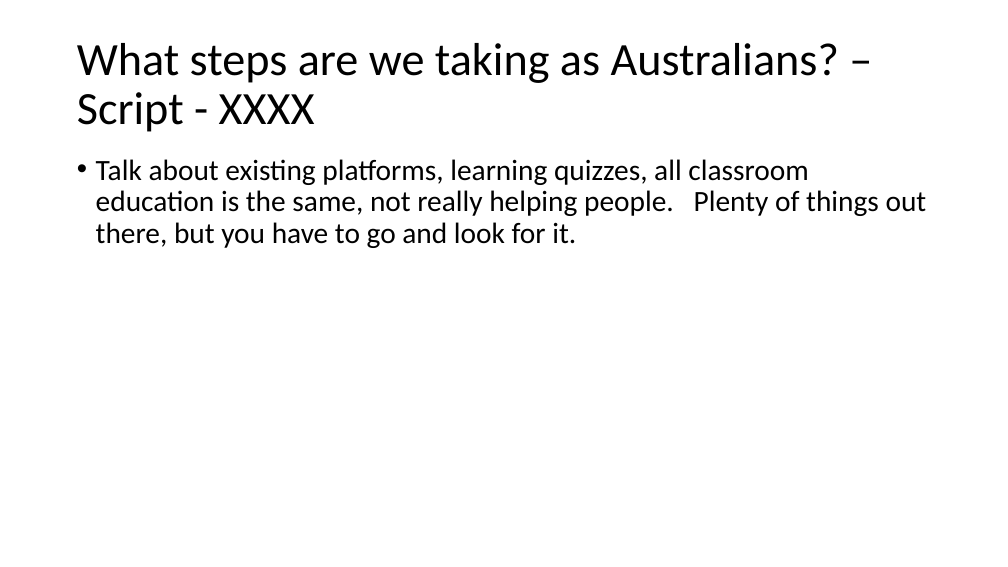
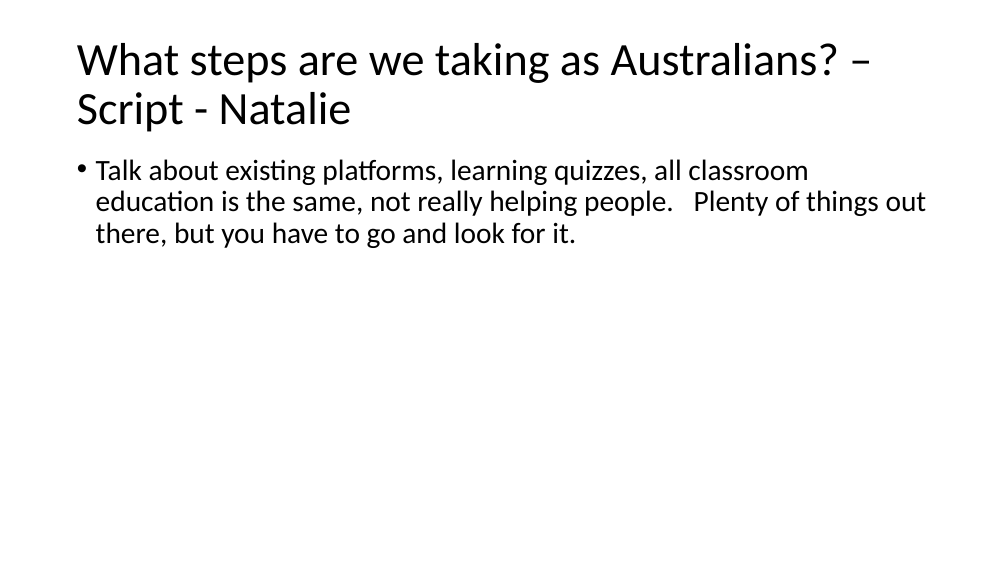
Before and after one commit to Brandon-M-Tech/Project-Assignment-3, a slide deck: slide 9 of storyboard-draft.pptx. Drawn at 1008x567 pixels with LibreOffice and Linux fonts; fonts in the diff are those of the drawing. Boxes give left, top, right and bottom in pixels: in the first picture for what was removed or moved away, otherwise in the second. Text is boxed around its words. In the diff, an @@ line names an element or a change of style, - is before the commit and + after.

Commit message:
updated storyboard with draft script

```diff
--- a/storyboard-draft.pptx
+++ b/storyboard-draft.pptx
@@ title at (x1=77, y1=43, x2=839, y2=132): text changed @@
-What steps are we taking as Australians? – Script - XXXX
+What steps are we taking as Australians? – Script - Natalie
```
Also in this commit, not shown: 3 other slides changed.
